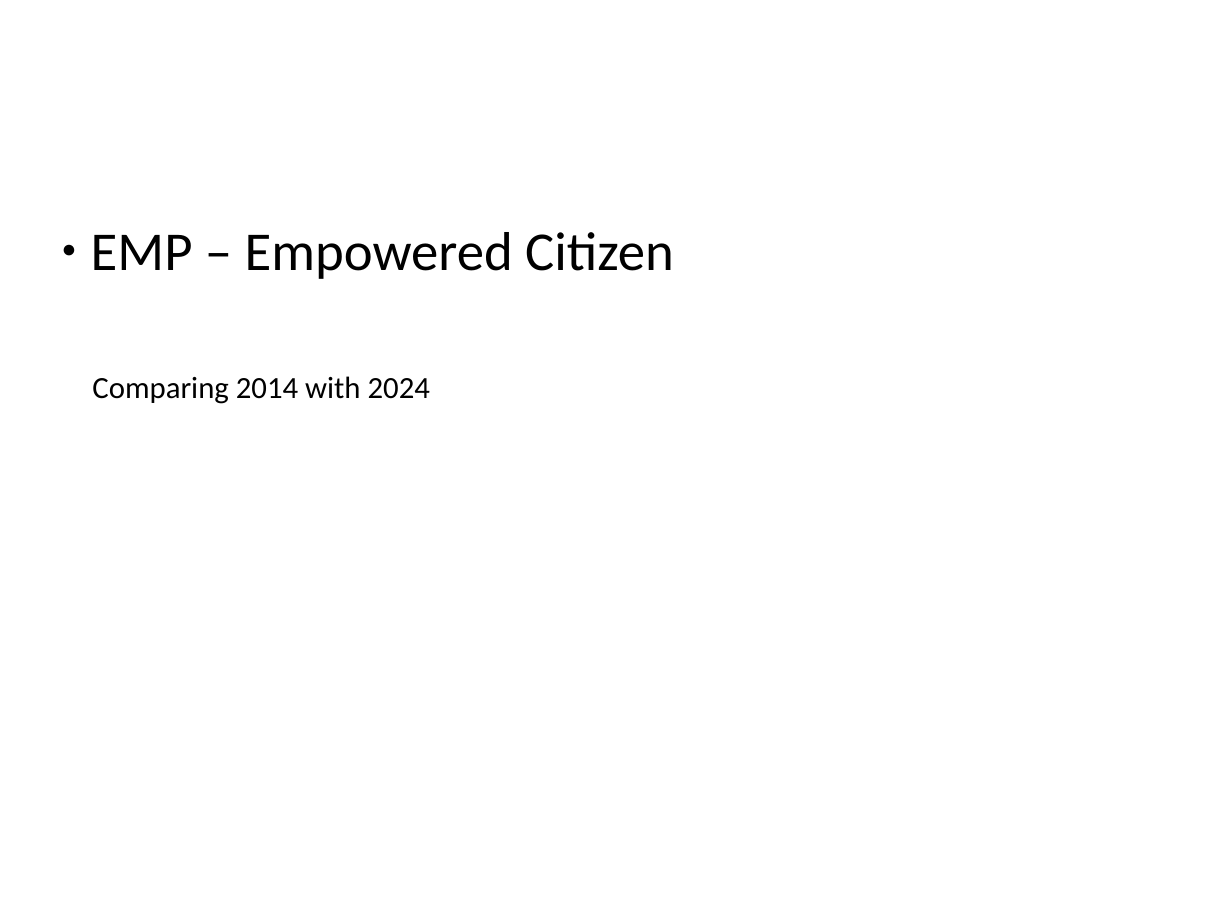
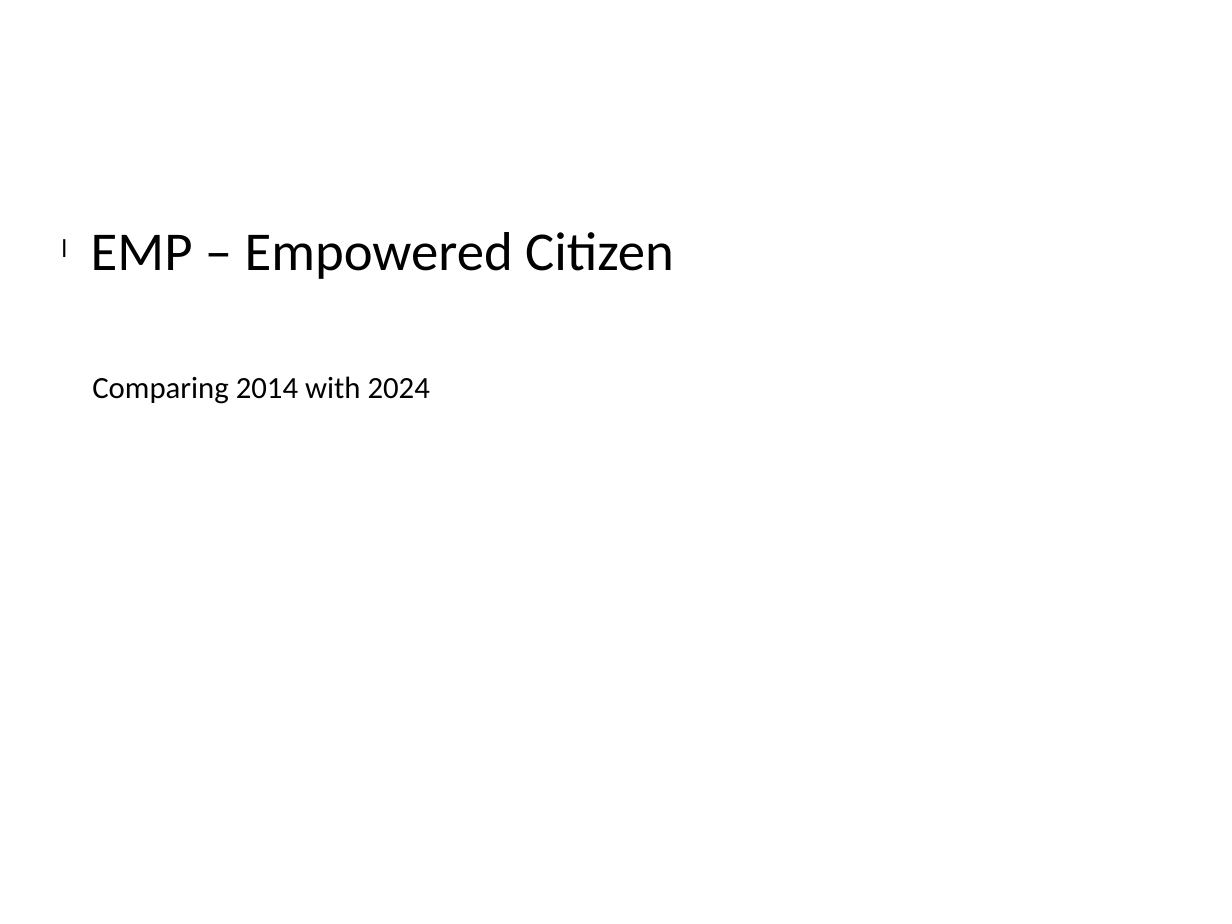
Before and after one commit to CodeTheCity/EMP, a slide deck: slide 1 of future/nhs-timeline.pptx. Drawn at 1232x924 pixels with LibreOffice and Linux fonts; fonts in the diff are those of the drawing. Boxes give left, top, right and bottom in pixels: in the first picture for what was removed or moved away, otherwise in the second. Text is boxed around its words. In the diff, an @@ line names an element or a change of style, - is before the commit and + after.

```diff
--- a/future/nhs-timeline.pptx
+++ b/future/nhs-timeline.pptx
@@ text "EMP – Empowered Citizen" at (91, 232, 674, 279): bullet ● to l @@
```
Also in this commit, not shown: 3 other slides changed, 1 slide added.
